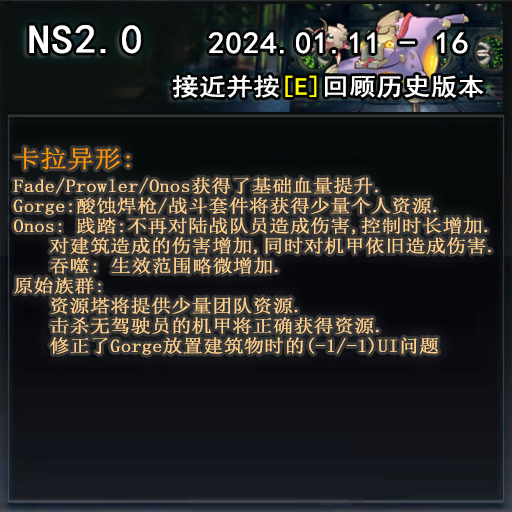
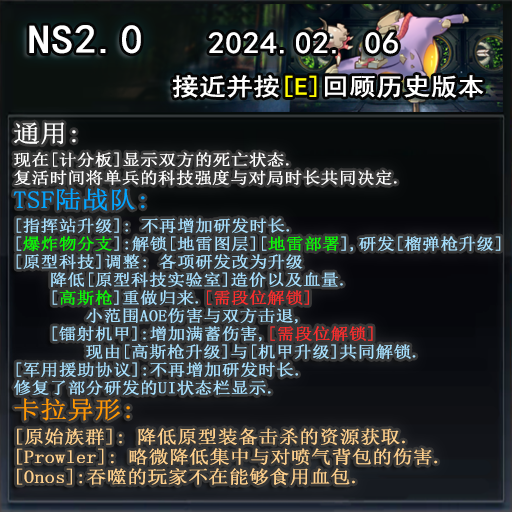
Comparing the layer stacks of the two 512 × 512 images. Changes:
renamed "卡拉异形: Fade/Prowler/Onos获得了基础血量提升. Gorge:酸蚀焊枪/战斗套件将获得少量个人资源." to "通用: 现在[计分板]显示双方的死亡状态. 复活时间将单兵的科技强度与对局时长共同决定. TSF陆战队: [指挥站升级]: 不", painted on it over 13, 122, 501, 485
renamed "NS2.0 2024.01.11 - 16 接近并按[E]回顾历史版本" to "NS2.0 2024.02. 06 接近并按[E]回顾历史版本", painted on it over 306, 25, 479, 65
